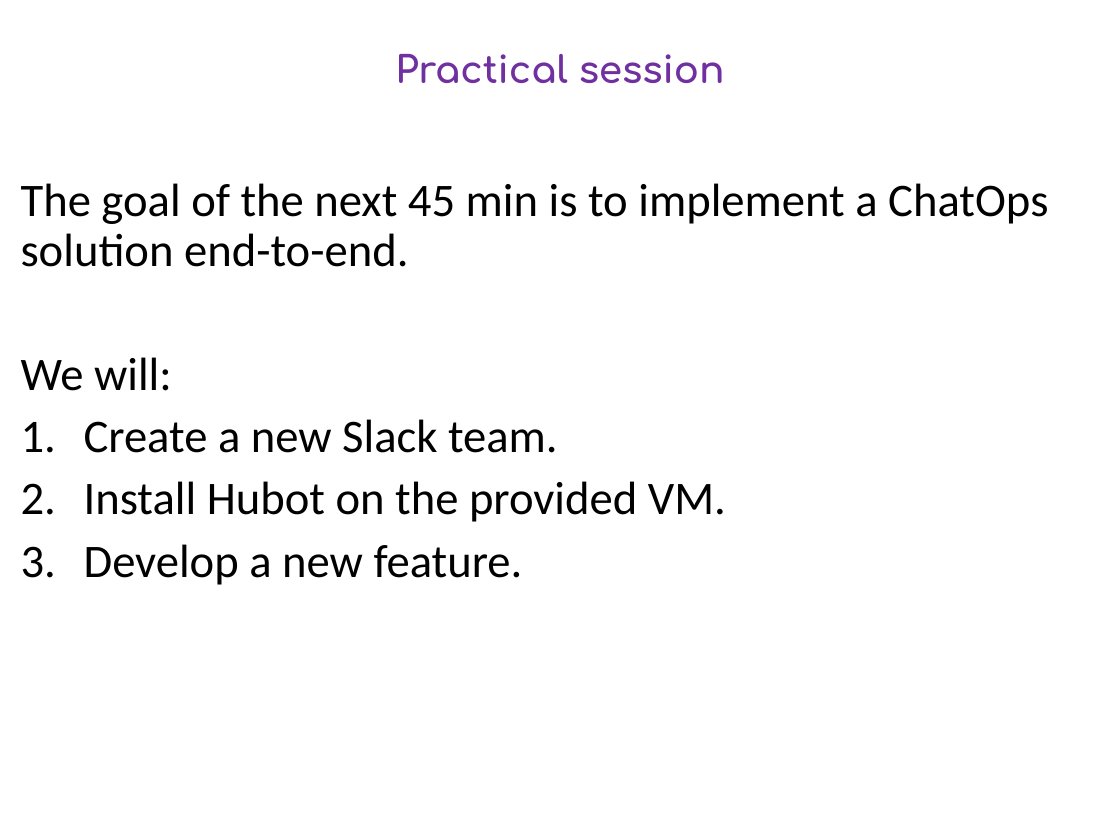
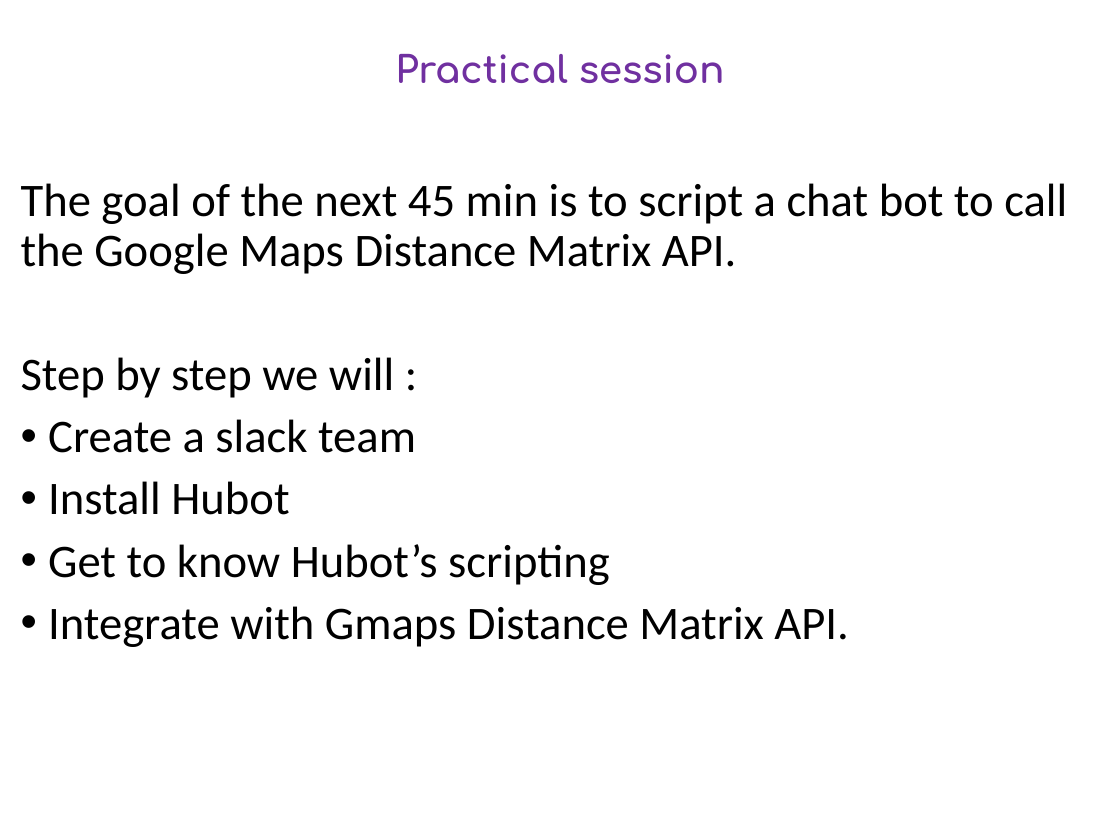
Before and after one commit to DevOpsPlayground/Hands-on-with-ChatOps, a slide deck: slide 8 of devops_playground_intro.pptx (slide 7 before the commit). Drawn at 1120x840 pixels with LibreOffice and Linux fonts; fonts in the diff are those of the drawing. Boxes give left, top, right and bottom in pixels: in the first picture for what was removed or moved away, otherwise in the second. Text is boxed around its words. In the diff, an @@ line names an element or a change of style, - is before the commit and + after.

```diff
--- a/devops_playground_intro.pptx
+++ b/devops_playground_intro.pptx
@@ text at bbox=[21, 183, 1067, 647]: text changed @@
-The goal of the next 45 min is to implement a ChatOps solution end-to-end.
-We will:
-1. Create a new Slack team.
-2. Install Hubot on the provided VM.
-3. Develop a new feature.
+The goal of the next 45 min is to script a chat bot to call the Google Maps Distance Matrix API.
+Step by step we will :
+• Create a slack team
+• Install Hubot
+• Get to know Hubot’s scripting
+• Integrate with Gmaps Distance Matrix API.
```
Also in this commit, not shown: 6 other slides changed, 2 slides added.
